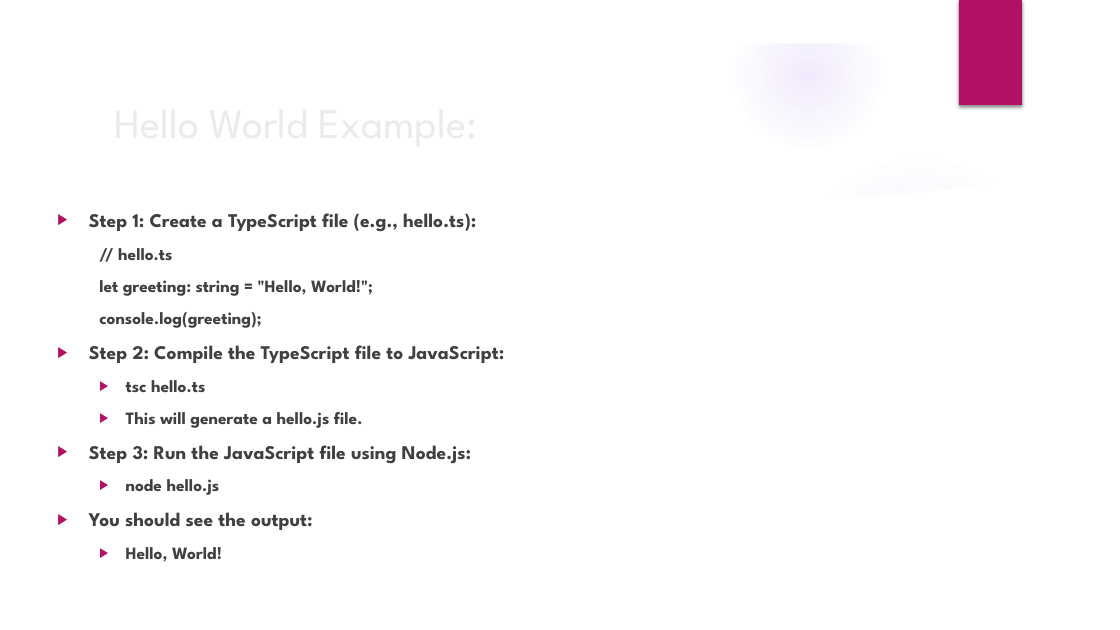
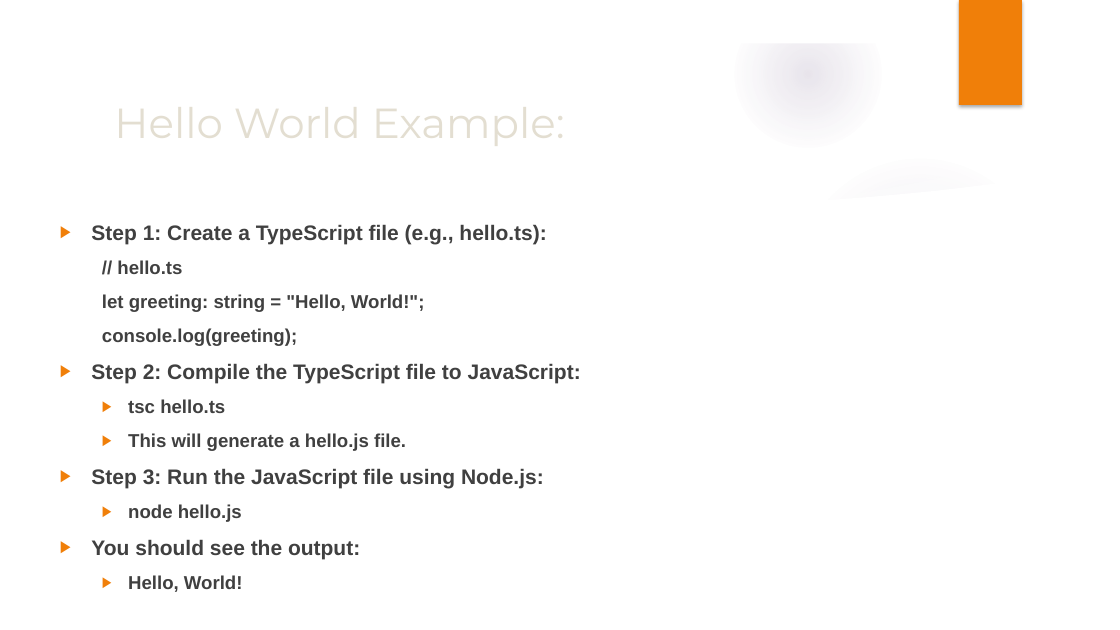
Before and after one commit to fkhan79/giaic_fmk, a slide deck: slide 19 of presentations/GIAIC_00-Introduction to TypeScript.pptx (slide 14 before the commit). Drawn at 1120x630 pixels with LibreOffice and Linux fonts; fonts in the diff are those of the drawing; background and template pictures are left out. Boxes give left, top, right and bottom in pixels: in the first picture for what was removed or moved away, otherwise in the second. Text is boxed around its words. In the diff, an @@ line names an element or a change of style, - is before the commit and + after.

```diff
--- a/presentations/GIAIC_00-Introduction to TypeScript.pptx
+++ b/presentations/GIAIC_00-Introduction to TypeScript.pptx
@@ fill gradient #9B6BF2 to gradient #604878 in 3 elements at bbox=[0, 245, 385, 630], bbox=[0, 266, 217, 483], bbox=[735, 1, 882, 148] @@
@@ rectangle at bbox=[959, 0, 1022, 105]: fill #B31166 to #F07F09; shadow changed @@
@@ title "Hello World Example:" at bbox=[106, 89, 911, 154]: font League Spartan to Montserrat, text colour #EBEBEB to #E3DED1 @@
@@ text "Step 1: Create a TypeScript ...": place and size @@
-text "Step 1: Create a TypeScript ..." at bbox=[89, 213, 505, 562]
+text "Step 1: Create a TypeScript ..." at bbox=[91, 224, 581, 592]
@@ text "Step 1: Create a TypeScript ..." at bbox=[91, 224, 581, 592]: size 16.6 to 18 pt in "Step 1: Create a TypeScript file (e.g., ...", "Step 2: Compile the TypeScript file to ...", "Step 3: Run the JavaScript file using ...", "You should see the output:"; font League Spartan to Arial; size 14.8 to 16 pt in "// hello.ts", "let greeting: string = "Hello, World!";", "console.log(greeting);", "tsc hello.ts" and 3 more places; bullet colour #B31166 to #F07F09 @@
```
Also in this commit, not shown: 22 other slides changed, 5 slides added.
